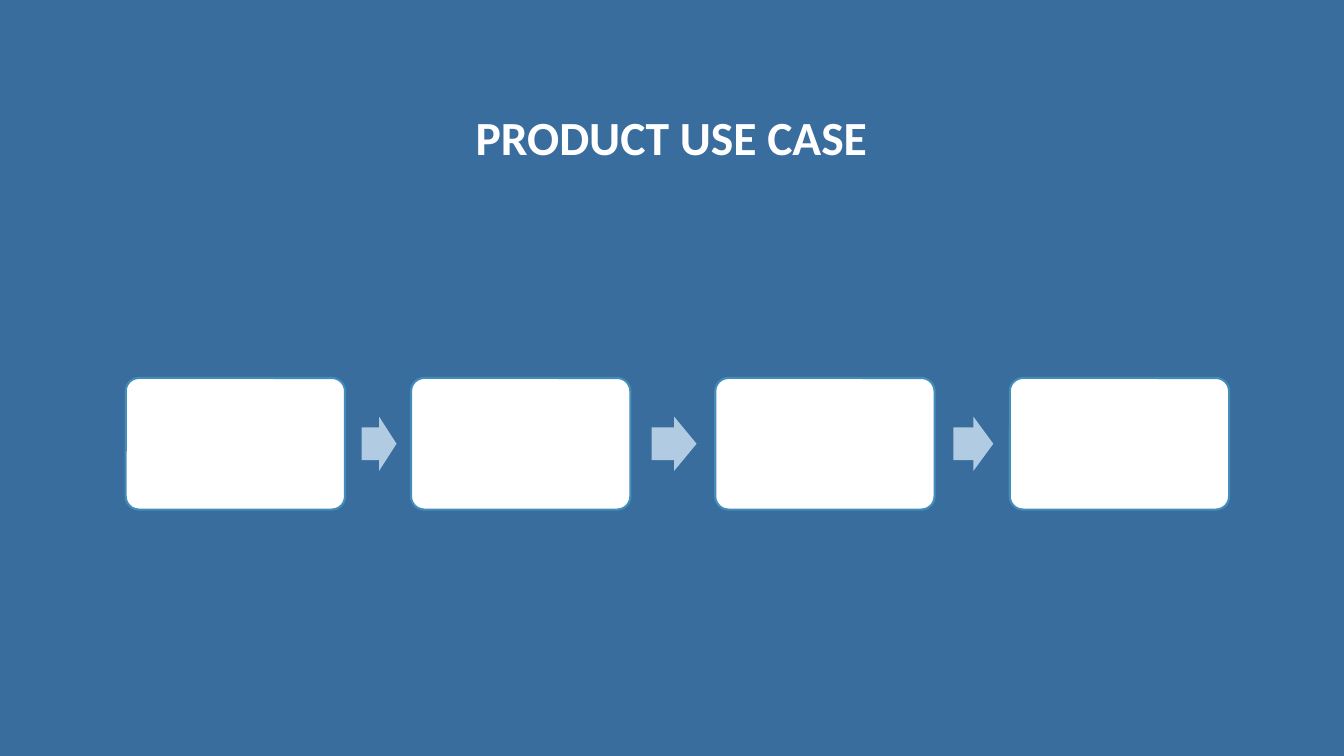
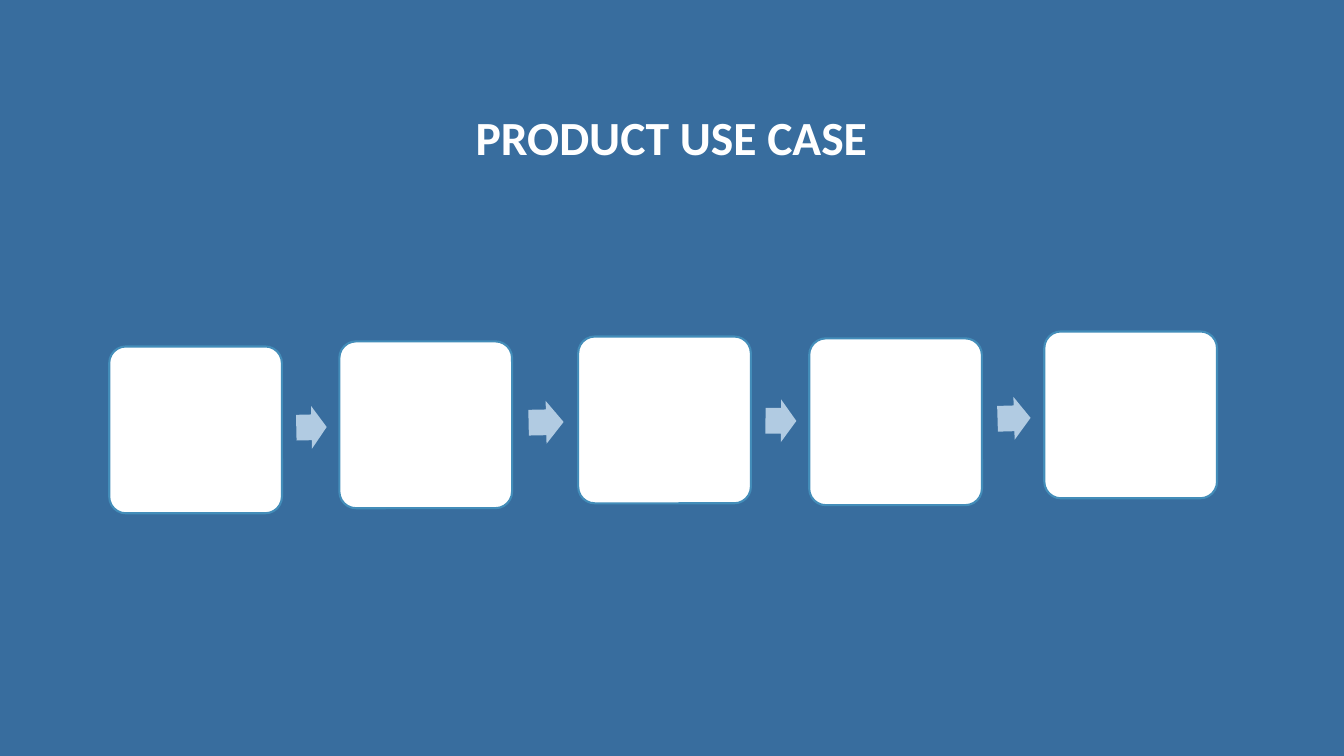
Before and after one commit to alannunescaetano/MoodPicture, a slide deck: slide 7 of Documents/Mood Picture - Second presentation.pptx. Drawn at 1344x756 pixels with LibreOffice and Linux fonts; fonts in the diff are those of the drawing. Boxes give left, top, right and bottom in pixels: in the first picture for what was removed or moved away, otherwise in the second. Text is boxed around its words. In the diff, an @@ line names an element or a change of style, - is before the commit and + after.

```diff
--- a/Documents/Mood Picture - Second presentation.pptx
+++ b/Documents/Mood Picture - Second presentation.pptx
@@ rounded rectangle: place and size @@
-rounded rectangle at [126, 378, 346, 510]
+rounded rectangle at [109, 347, 281, 514]
@@ rounded rectangle: place and size @@
-rounded rectangle at [411, 378, 631, 510]
+rounded rectangle at [340, 342, 512, 509]
@@ rounded rectangle added at [579, 337, 751, 504], fill #FFFFFF, outline #438EB9 1.5 pt @@
@@ rounded rectangle: place and size @@
-rounded rectangle at [716, 378, 936, 510]
+rounded rectangle at [810, 339, 982, 506]
@@ rounded rectangle: place and size @@
-rounded rectangle at [1010, 378, 1230, 510]
+rounded rectangle at [1045, 332, 1217, 499]
@@ right arrow at [296, 406, 327, 450]: rotation 0 to 358 degrees @@
@@ right arrow added at [528, 401, 564, 445], fill #B2CBE2 @@
@@ right arrow: place and size @@
-right arrow at [651, 416, 697, 471]
+right arrow at [765, 399, 797, 443]
@@ right arrow at [998, 397, 1032, 441]: rotation 0 to 358 degrees @@
```
Also in this commit, not shown: 10 other slides changed.
